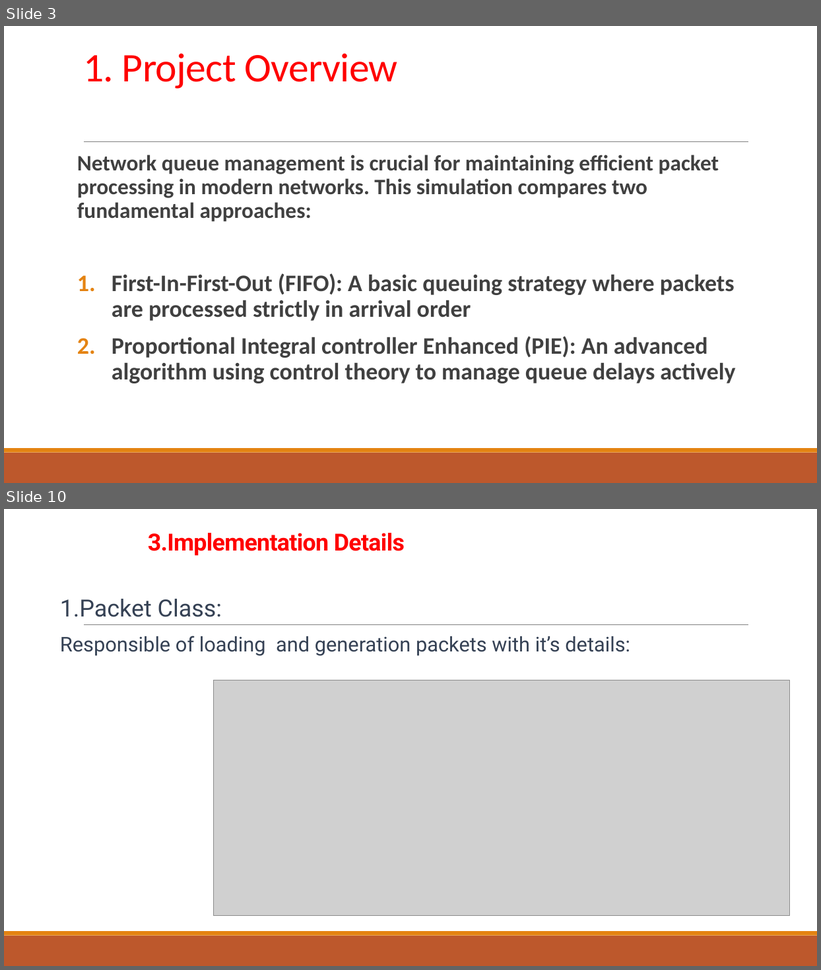
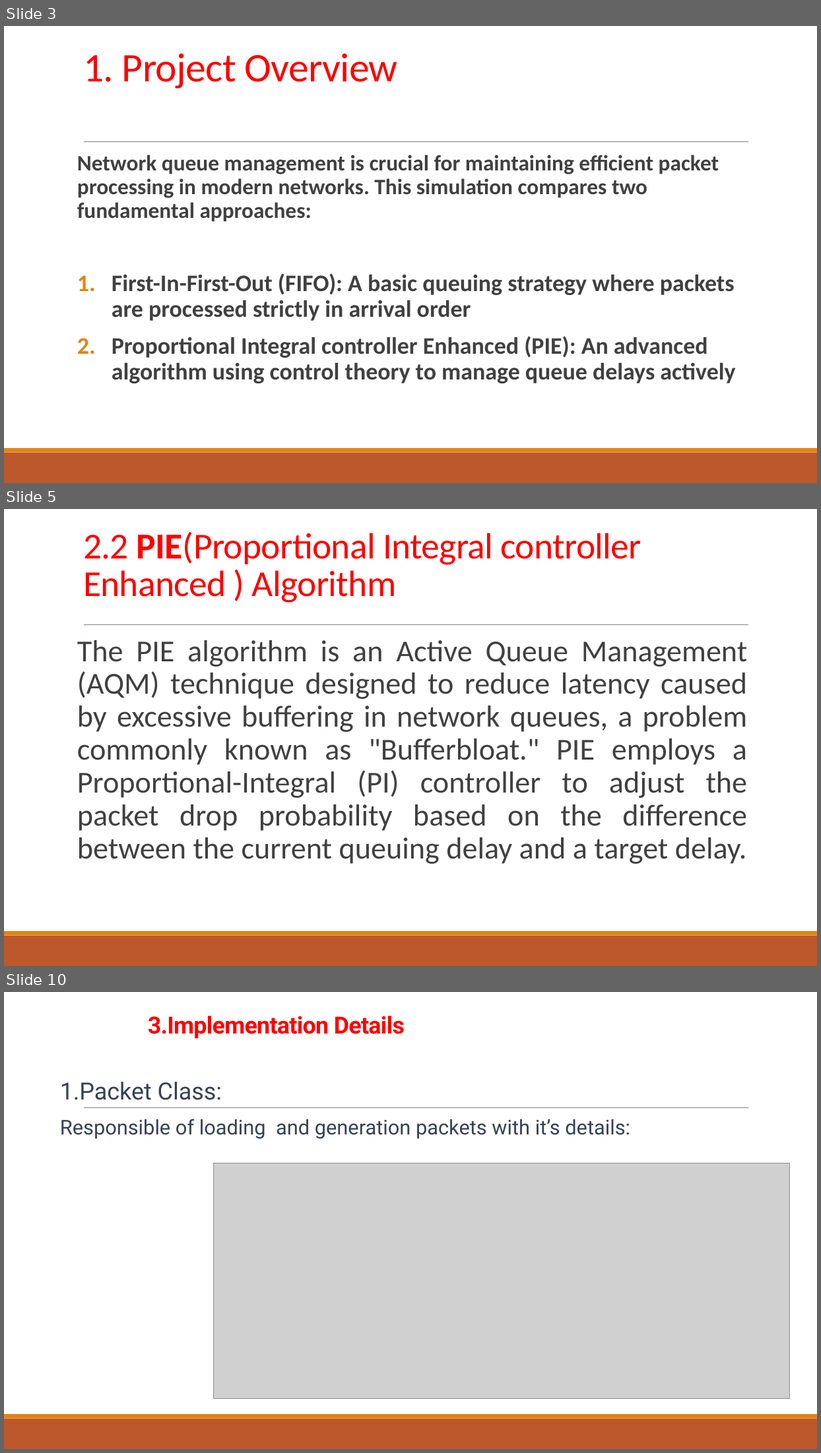
Before and after one commit to Thanoon12k/ROUTER-AQM-FIFO-CODEL-PIE-comparison, a slide deck: PIE.pptx. Shown one above the other, each under a label of ours: slides 3 and 10 before the commit, slides 3, 5 and 10 after it; the slides between them are not shown. The pictures are 821x970 and 821x1453 pixels, drawn with LibreOffice and Linux fonts; fonts in the diff are those of the drawing; grey boxes stand for pictures. Boxes give left, top, right and bottom in pixels: in the first picture for what was removed or moved away, otherwise in the second. Text is boxed around its words. In the diff, an @@ line names an element or a change of style, - is before the commit and + after.

```diff
--- a/PIE.pptx
+++ b/PIE.pptx
@@ slide 5 added at <box>4,509,817,966</box>, background #FFFFFF; not listed: 3 template elements that a slide beside it also shows @@
@@ title added at <box>83,531,642,603</box>, 43.2 pt, text #FF0000 @@
+2.2 PIE(Proportional Integral controller Enhanced ) Algorithm
@@ text added at <box>77,640,748,864</box>, 36 pt, text #404040 @@
+The PIE algorithm is an Active Queue Management (AQM) technique designed to reduce latency caused by excessive buffering in network queues, a problem commonly known as "Bufferbloat." PIE employs a Proportional-Integral (PI) controller to adjust the packet drop probability based on the difference between the current queuing delay and a target delay.
```
Also in this commit, not shown: 14 slides changed, 3 other slides added, 6 slides removed, 16 other files.
